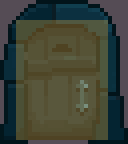
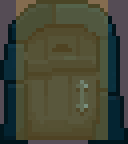
Layered file, before and after one edit (128 × 144). Changes by layer:
painted on "Hotspot" over left=16, top=0, right=108, bottom=20
